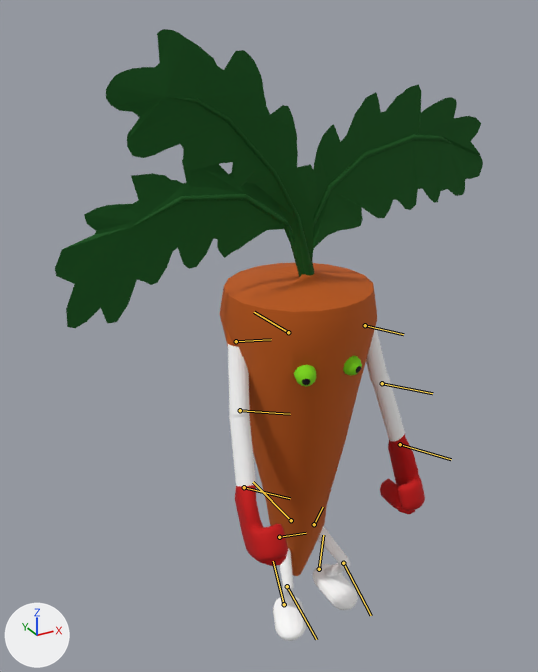
Two versions of the FBX model Modèles/Animations/carotte bien exporté/cycle_marche_carotte.FBX, one commit apart.
The view is the same before and after, from a 50 mm lens placed at (-2.44, -3.63, 3.91), pointed at (-0.31, 0.24, 1.98). The lights are fixed; the arrows at lower left show +X, +Y and +Z. Both versions are drawn at frame 13 of the action 'Take 001'; the numbers are the values there. The bones that bend it are drawn over the model as lines.

Objects in the first picture: 'corps'.
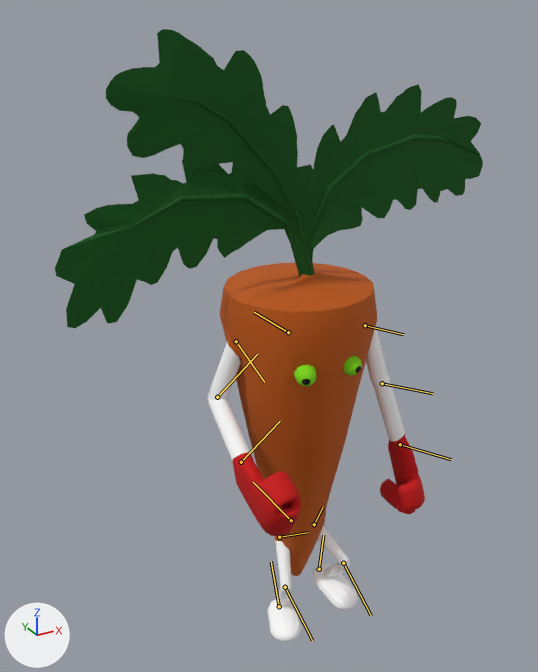
Boxes [x1, y1, x2, y2] around the edits, measured in the pictures (538 x 672 px):
'corps', posed: before [55, 29, 483, 641]; after [55, 29, 483, 642]
bone 'bras droit', root to tip: before (236, 341) to (271, 339); after (236, 341) to (264, 382)
bone 'avant bras droit', root to tip: before (240, 410) to (290, 414); after (217, 397) to (257, 354)
bone 'jambe droite', root to tip: before (279, 537) to (306, 533); after (279, 537) to (308, 532)

Edits to the bpy script that builds the scene:
```text
Change bone_bras_droit:
    where bone_bras_droit = bpy.data.objects['Dummy001'].pose.bones['bras droit']  # child of 'epaule'
    bone_bras_droit.rotation_quaternion: (1.0, 0.0, 0.023, -0.008) -> (0.952, -0.001, -0.019, -0.304)  # degrees (0, 3, -1) -> degrees (1, -2, -35)
Change bone_avant_bras_droit:
    where bone_avant_bras_droit = bpy.data.objects['Dummy001'].pose.bones['avant bras droit']  # child of 'bras droit'
    bone_avant_bras_droit.rotation_quaternion: (0.994, 0.001, 0.01, -0.107) -> (0.876, -0.019, -0.055, 0.479)  # degrees (0, 1, -12) -> degrees (-5, -5, 58)
Change bone_jambe_droite:
    where bone_jambe_droite = bpy.data.objects['Dummy001'].pose.bones['jambe droite']  # child of 'bassin'
    bone_jambe_droite.rotation_quaternion: (0.99, 0.061, 0.052, 0.116) -> (0.992, 0.042, 0.021, 0.115)  # degrees (8, 5, 14) -> degrees (5, 2, 13)
```
